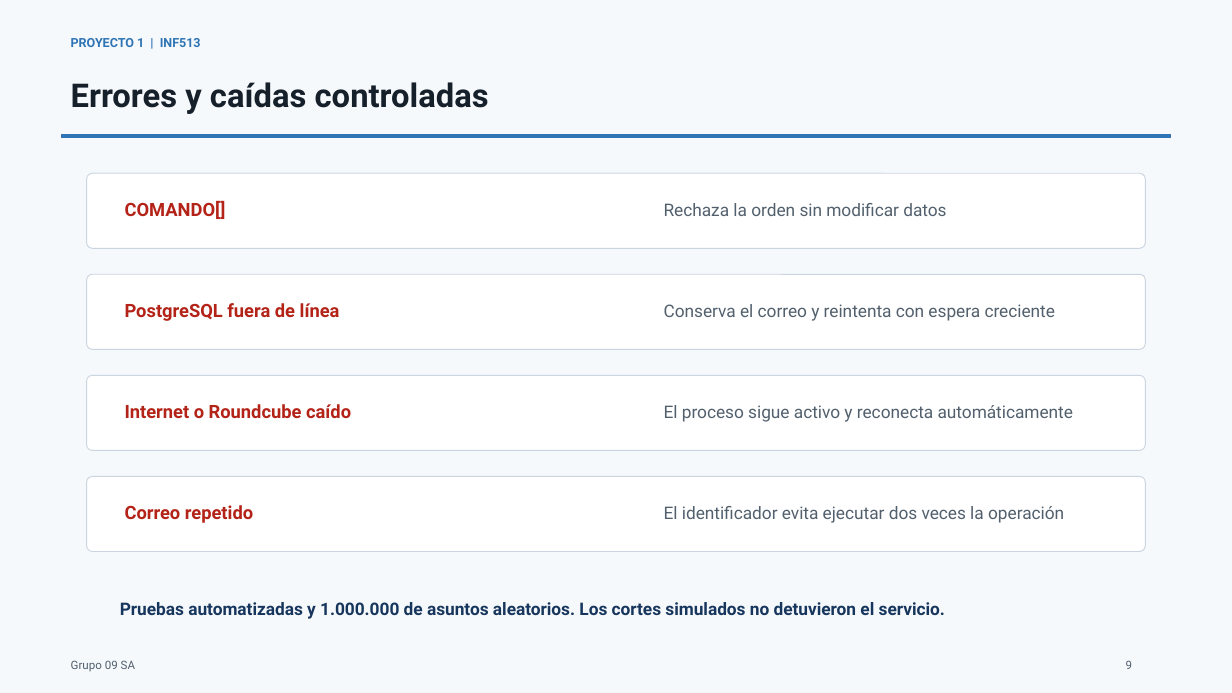
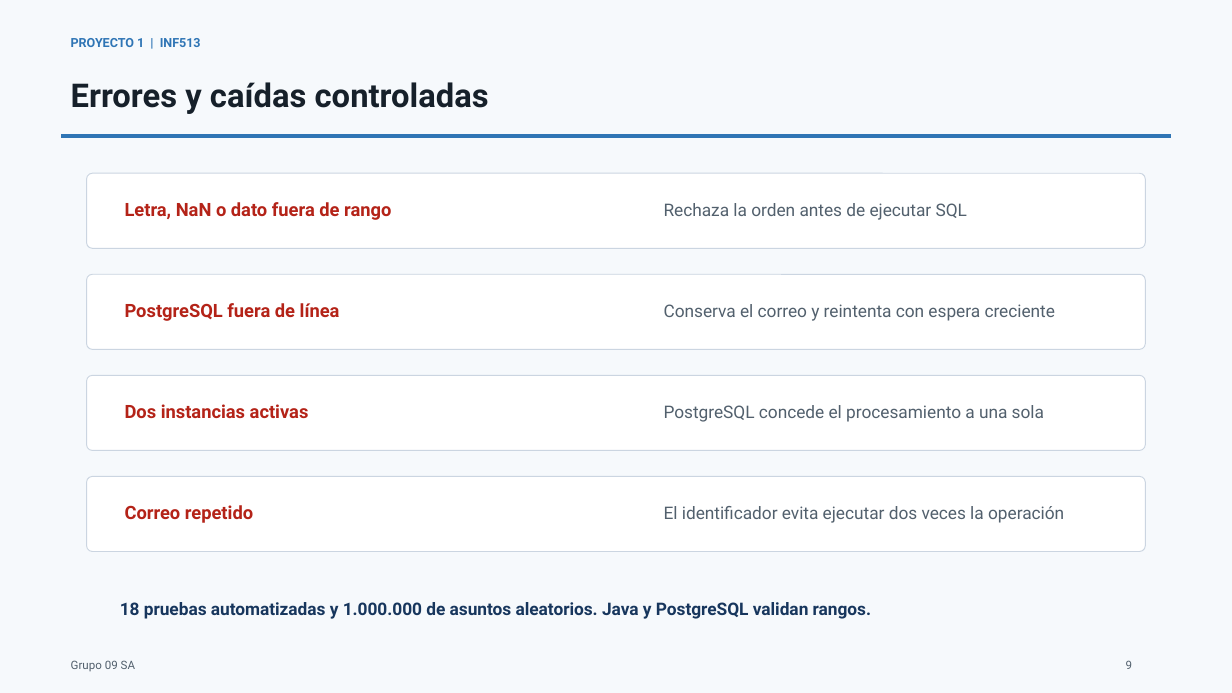
Before and after one commit to BrayanJoelRamosVargas1/inf513-proyecto1, a slide deck: slide 9 of entrega/Presentacion_INF513_P1_Grupo09SA.pptx. Drawn at 1232x693 pixels with LibreOffice and Linux fonts; fonts in the diff are those of the drawing. Boxes give left, top, right and bottom in pixels: in the first picture for what was removed or moved away, otherwise in the second. Text is boxed around its words. In the diff, an @@ line names an element or a change of style, - is before the commit and + after.

```diff
--- a/entrega/Presentacion_INF513_P1_Grupo09SA.pptx
+++ b/entrega/Presentacion_INF513_P1_Grupo09SA.pptx
@@ text at [125, 202, 391, 220]: text changed @@
-COMANDO[]
+Letra, NaN o dato fuera de rango
@@ text at [664, 203, 967, 220]: text changed @@
-Rechaza la orden sin modificar datos
+Rechaza la orden antes de ejecutar SQL
@@ text at [125, 404, 309, 418]: text changed @@
-Internet o Roundcube caído
+Dos instancias activas
@@ text at [664, 405, 1044, 422]: text changed @@
-El proceso sigue activo y reconecta automáticamente
+PostgreSQL concede el procesamiento a una sola
@@ text at [120, 602, 871, 619]: text changed @@
-Pruebas automatizadas y 1.000.000 de asuntos aleatorios. Los cortes simulados no detuvieron el servicio.
+18 pruebas automatizadas y 1.000.000 de asuntos aleatorios. Java y PostgreSQL validan rangos.
```
Also in this commit, not shown: 11 other files.
